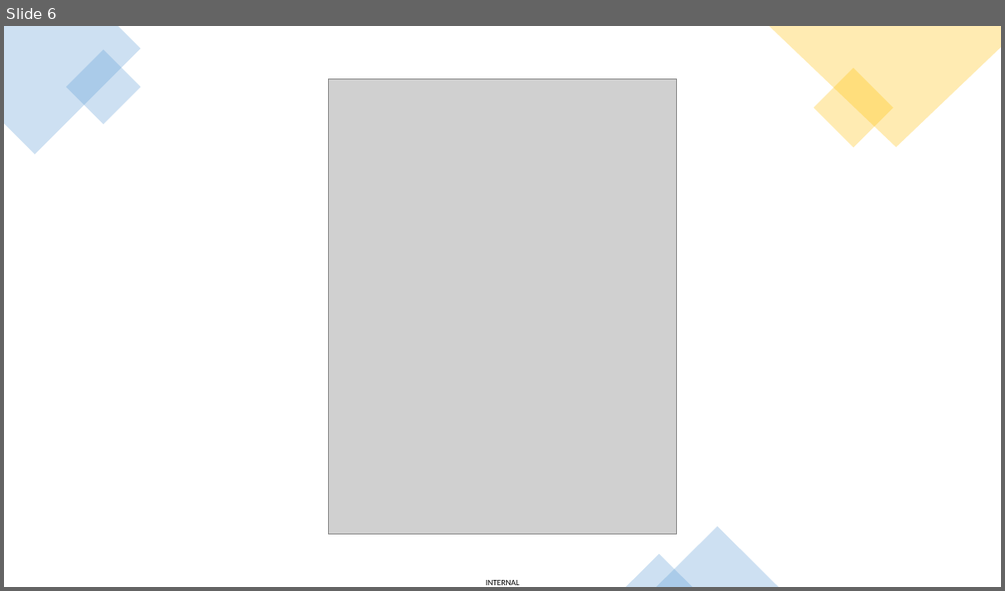
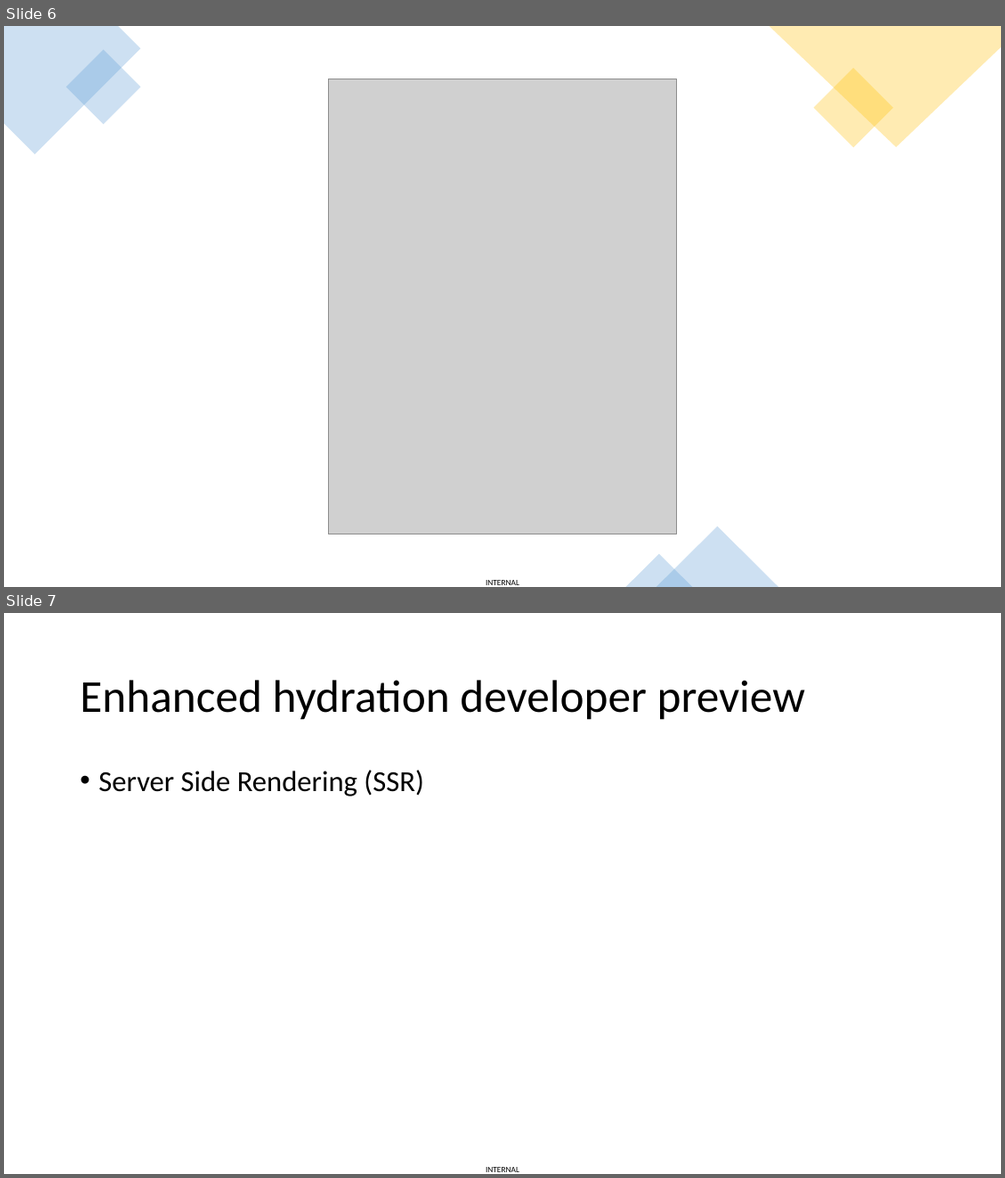
Before and after one commit to vuthaphai/ng-v16-new-features, a slide deck: Angular v16.pptx. Shown one above the other, each under a label of ours: slide 6 before the commit, slides 6 and 7 after it. The pictures are 1005x591 and 1005x1178 pixels, drawn with LibreOffice and Linux fonts; fonts in the diff are those of the drawing; grey boxes stand for pictures. Boxes give left, top, right and bottom in pixels: in the first picture for what was removed or moved away, otherwise in the second. Text is boxed around its words. In the diff, an @@ line names an element or a change of style, - is before the commit and + after.

```diff
--- a/Angular v16.pptx
+++ b/Angular v16.pptx
@@ slide 7 added at <box>4,613,1001,1174</box>, background #FFFFFF; not listed: 1 template element that a slide beside it also shows @@
@@ title added at <box>80,680,805,720</box>, 44 pt, text #000000 @@
+Enhanced hydration developer preview
@@ text added at <box>98,770,424,796</box>, 28 pt, text #000000 @@
+• Server Side Rendering (SSR)
```
Also in this commit, not shown: 1 slide removed, 1 other file.
